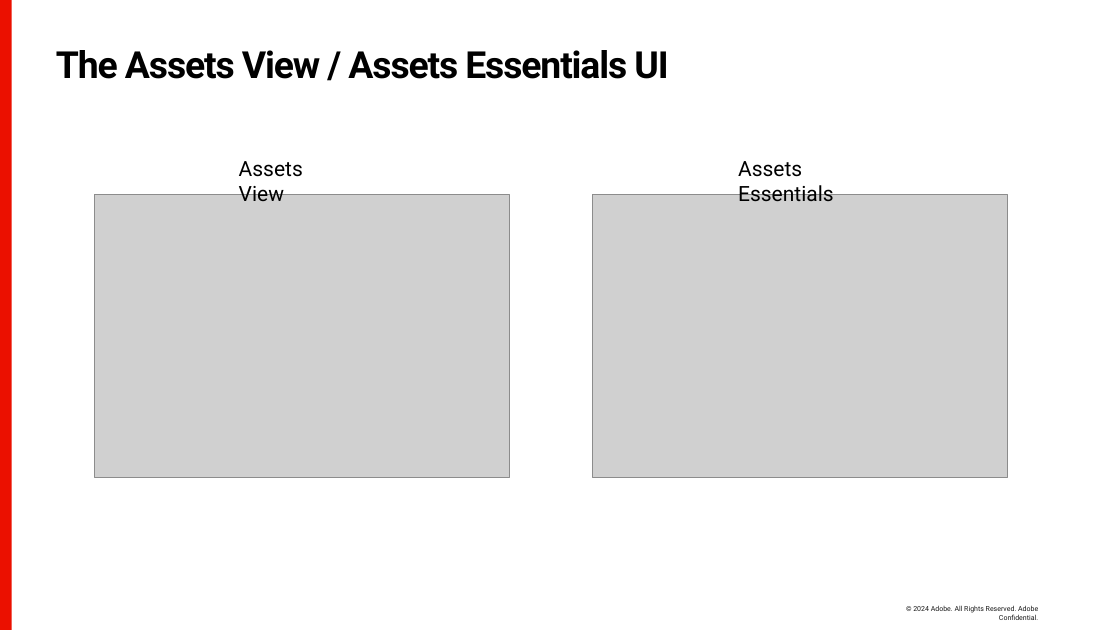
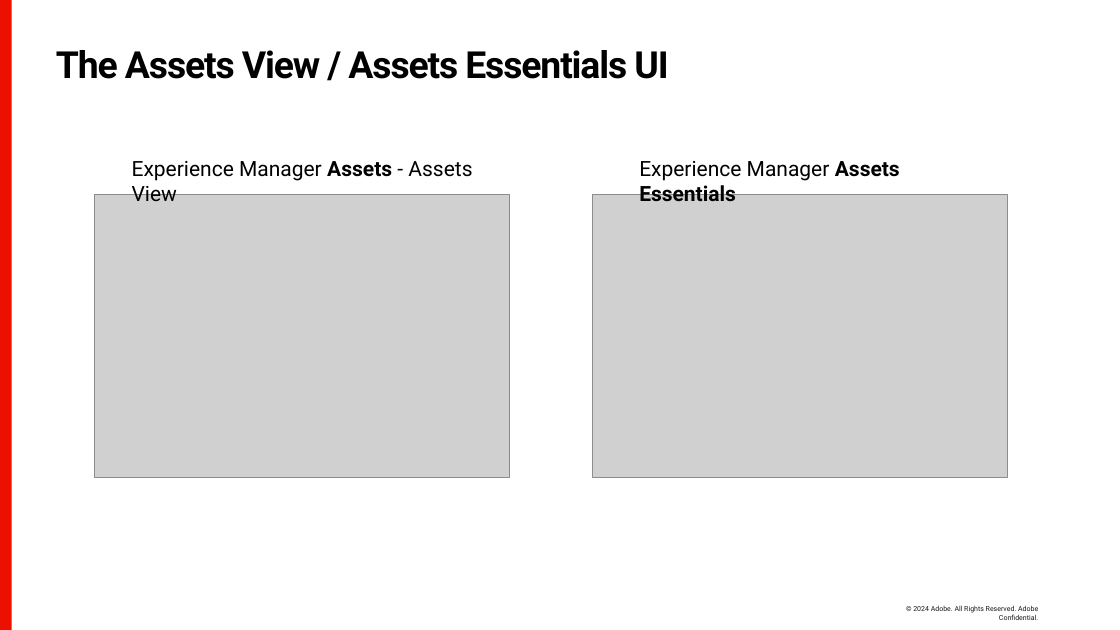
Before and after one commit to rfreemo/accelerator-aem-work-with-assetsview, a slide deck: slide 8 of presentation/aem-assets-working-assetsview.pptx (slide 9 before the commit). Drawn at 1120x630 pixels with LibreOffice and Linux fonts; fonts in the diff are those of the drawing; grey boxes stand for pictures; background and template pictures are left out. Boxes give left, top, right and bottom in pixels: in the first picture for what was removed or moved away, otherwise in the second. Text is boxed around its words. In the diff, an @@ line names an element or a change of style, - is before the commit and + after.

```diff
--- a/presentation/aem-assets-working-assetsview.pptx
+++ b/presentation/aem-assets-working-assetsview.pptx
@@ text at (132,161,472,201): text changed @@
-Assets View
+Experience Manager Assets - Assets View
@@ text at (639,161,900,201): text changed @@
-Assets Essentials
+Experience Manager Assets Essentials
```
Also in this commit, not shown: 4 other slides changed, 3 slides added, 3 slides removed, 2 other files.
